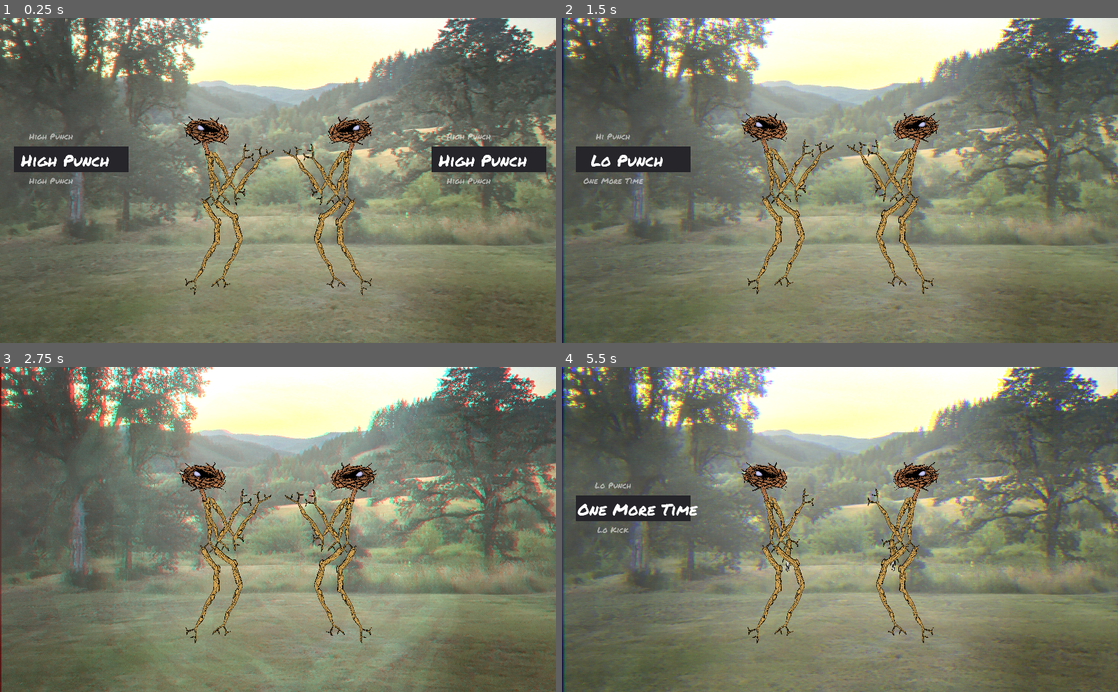
Above: before the commit, frames 1-4 (two rows, left to right).
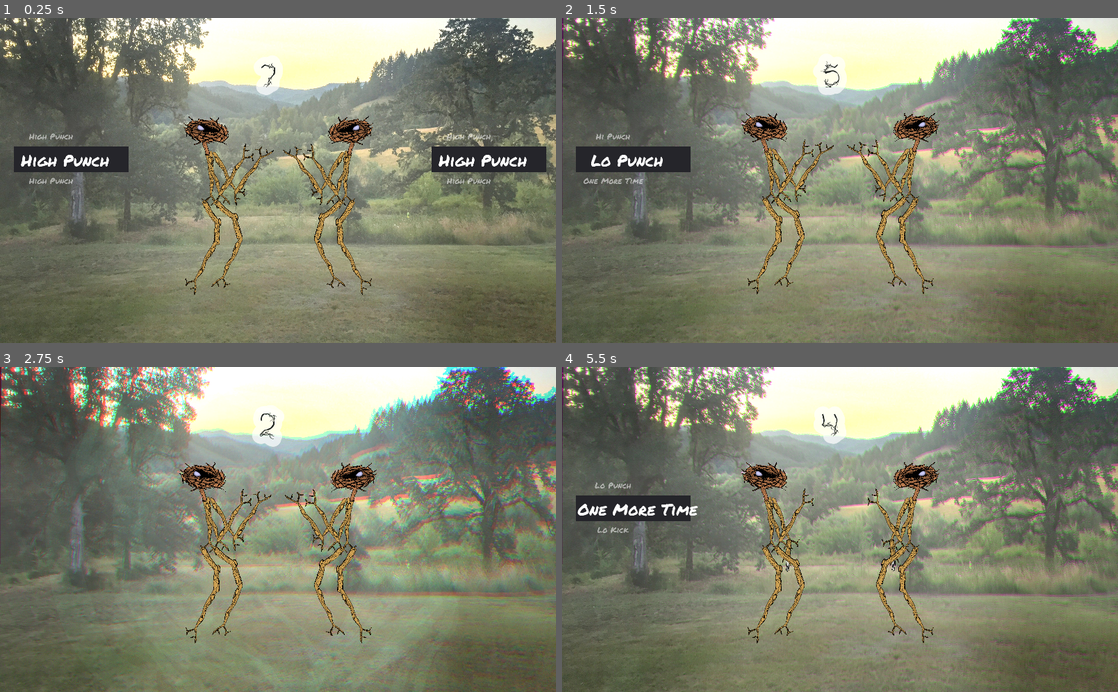
Above: after the commit, the same moments.

Repository: thesage1014/pigsSSJomt
Game: Godot game, scene res://sticky.tscn
The game is run twice, just before and just after one commit, with the same random seed, the same clock (stepped at 60 frames per second) and the same inputs.
Inputs:
- Up to frame 1 (0.25 s): no input
- Up to frame 2 (1.5 s): tap Enter (ui_accept) at 0.5, 0.77 s; hold Left (p1_a) 0.53-1.28 s; tap Up (p1_b) at 0.8, 1.35 s
- Up to frame 3 (2.75 s): tap Enter (ui_accept) at 1.52 s; tap Down (p1_c) at 1.55 s; hold Down (p1_c) from 2.03 s (still down); tap A (p2_a) at 2.3 s
- Up to frame 4 (5.5 s): release Down (p1_c) at 2.78 s; tap A (p2_a) at 2.85 s; tap Enter (ui_accept) at 3.02, 3.77, 4.52 s; tap E (p2_b) at 3.05 s; hold E (p2_b) 3.53-4.28 s; tap D (p2_c) at 3.8, 4.35 s; tap Left (p1_a) at 4.55 s; hold Left (p1_a) from 5.03 s (still down); tap Up (p1_b) at 5.3 s

The runs differ from the first frame. In frame 1, 6.5% of the frame differs, in the area x 0-100%, y 0-100%; in frame 2, 15%; in frame 3, 16%; in frame 4, 17%.

Commit message:
CHROMA
increased chromatic abberation, but also have it reset every round

turned countdown timer back on

Diff:
--- a/background.gd
+++ b/background.gd
@@ -3,14 +3,22 @@
 # Declare member variables here. Examples:
 # var a = 2
 # var b = "text"
+
+
+
 onready var r_pos = $bg_r.rect_position
 onready var g_pos = $bg_g.rect_position
 onready var b_pos = $bg_b.rect_position
+onready var red_pos_reset = $bg_r.rect_position
+onready var green_pos_reset = $bg_g.rect_position
+onready var blue_pos_reset = $bg_b.rect_position
+
 
 export var magnitude = 100
+export var rotation_magnitude = 0.25
 # Called when the node enters the scene tree for the first time.
 func _ready():
-
+	print_debug("rect rot ",$bg_r.rect_rotation)
 	pass # Replace with function body.
 
 
@@ -20,14 +28,19 @@
 		var newx = r_pos.x + magnitude
 		var y = r_pos.y
 		$bg_r.set("rect_position", Vector2(newx, y))
+		$bg_r.rect_rotation += rotation_magnitude
+
 	if event.is_action_pressed("p1_b"):
 		var newx = g_pos.x + magnitude
 		var y = g_pos.y
 		$bg_g.set("rect_position", Vector2(newx, y))
+		$bg_g.rect_rotation += rotation_magnitude
+
 	if event.is_action_pressed("p1_c"):
 		var newx = b_pos.x + magnitude
 		var y = b_pos.y
 		$bg_b.set("rect_position", Vector2(newx, y))
+		$bg_b.rect_rotation += rotation_magnitude
 
 
 
@@ -35,16 +48,29 @@
 		var newx = r_pos.x - magnitude
 		var y = r_pos.y
 		$bg_r.set("rect_position", Vector2(newx, y))
+		$bg_r.rect_rotation += -rotation_magnitude
+
 	if event.is_action_pressed("p2_b"):
 		var newx = g_pos.x - magnitude
 		var y = g_pos.y
 		$bg_g.set("rect_position", Vector2(newx, y))
+		$bg_g.rect_rotation += -rotation_magnitude
+
 	if event.is_action_pressed("p2_c"):
 		var newx = b_pos.x - magnitude
 		var y = b_pos.y
 		$bg_b.set("rect_position", Vector2(newx, y))
+		$bg_b.rect_rotation += -rotation_magnitude
 
 
+
+func _reset() :
+	$bg_r.rect_position = red_pos_reset
+	$bg_g.rect_position = red_pos_reset
+	$bg_b.rect_position = red_pos_reset
+	$bg_r.rect_rotation = 0
+	$bg_g.rect_rotation = 0
+	$bg_b.rect_rotation = 0
 # Called every frame. 'delta' is the elapsed time since the previous frame.
 #func _process(delta):
 #	pass
--- a/scripts/BattleTimer.gd
+++ b/scripts/BattleTimer.gd
@@ -17,7 +17,7 @@
 func _process(delta):
 	timeLeft -= delta * (playerChose+1)
 
-	get_node("Label").text = str(int(timeLeft))
+	get_node("Label").text = str(int(timeLeft+1))
 	if(timeLeft <= 0):
 		triggerAttack()
 	elif(timeLeft < timePerRound*3/4):
@@ -30,6 +30,8 @@
 	else:
 		#$Spinner.visible = false
 		$Spinner.modulate.a = 0
+		get_parent().get_node("background")._reset()
+
 
 func triggerAttack():
 	emit_signal("on_timed_attack")
--- a/sticky.tscn
+++ b/sticky.tscn
@@ -24,7 +24,7 @@
 [sub_resource type="DynamicFont" id=5]
 size = 120
 outline_size = 28
-outline_color = Color( 0.403922, 0.47451, 0.509804, 1 )
+outline_color = Color( 1, 1, 1, 0.709804 )
 use_mipmaps = true
 use_filter = true
 extra_spacing_top = -50
@@ -102,8 +102,6 @@
 script = ExtResource( 4 )
 
 [node name="Label" type="Label" parent="Timer"]
-visible = false
-anchor_right = 1.0
 margin_left = -236.716
 margin_top = -590.656
 margin_right = 154.284
@@ -111,9 +109,9 @@
 grow_horizontal = 2
 custom_fonts/font = SubResource( 5 )
 custom_colors/font_color = Color( 0.109804, 0.12549, 0.121569, 1 )
-text = "Select your move"
-align = 2
-valign = 1
+text = "FITE!"
+align = 1
+valign = 2
 
 [node name="Spinner" type="Sprite" parent="Timer"]
 modulate = Color( 1, 1, 1, 0.290196 )
